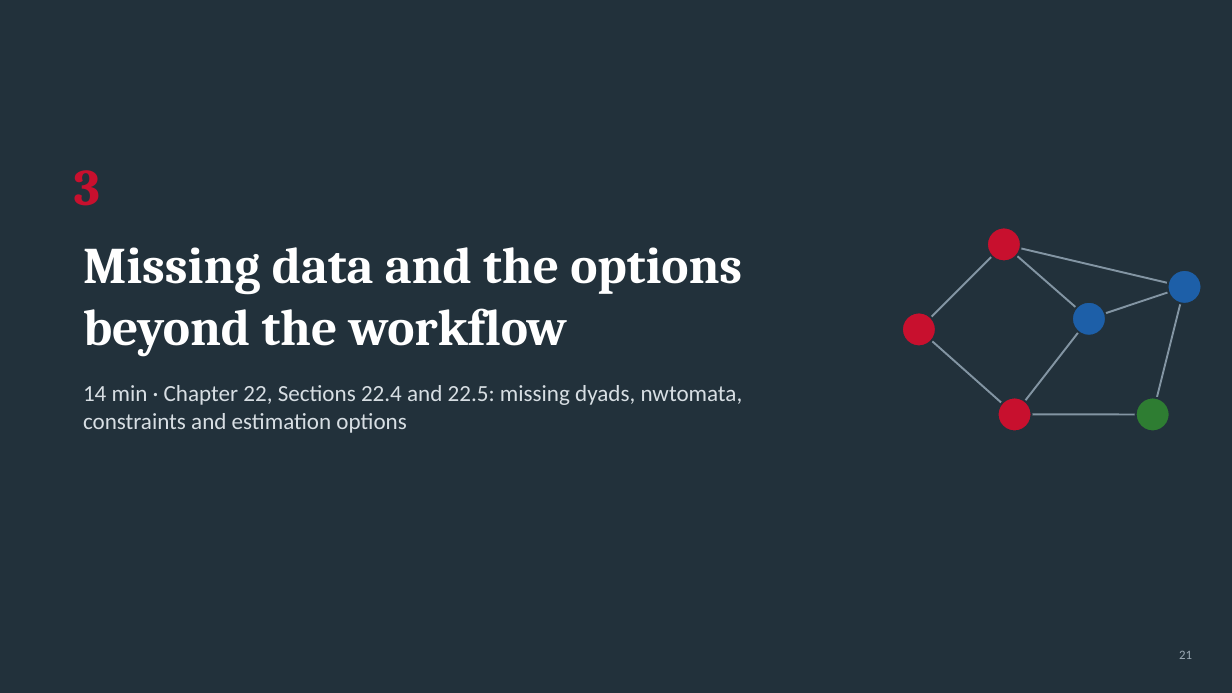
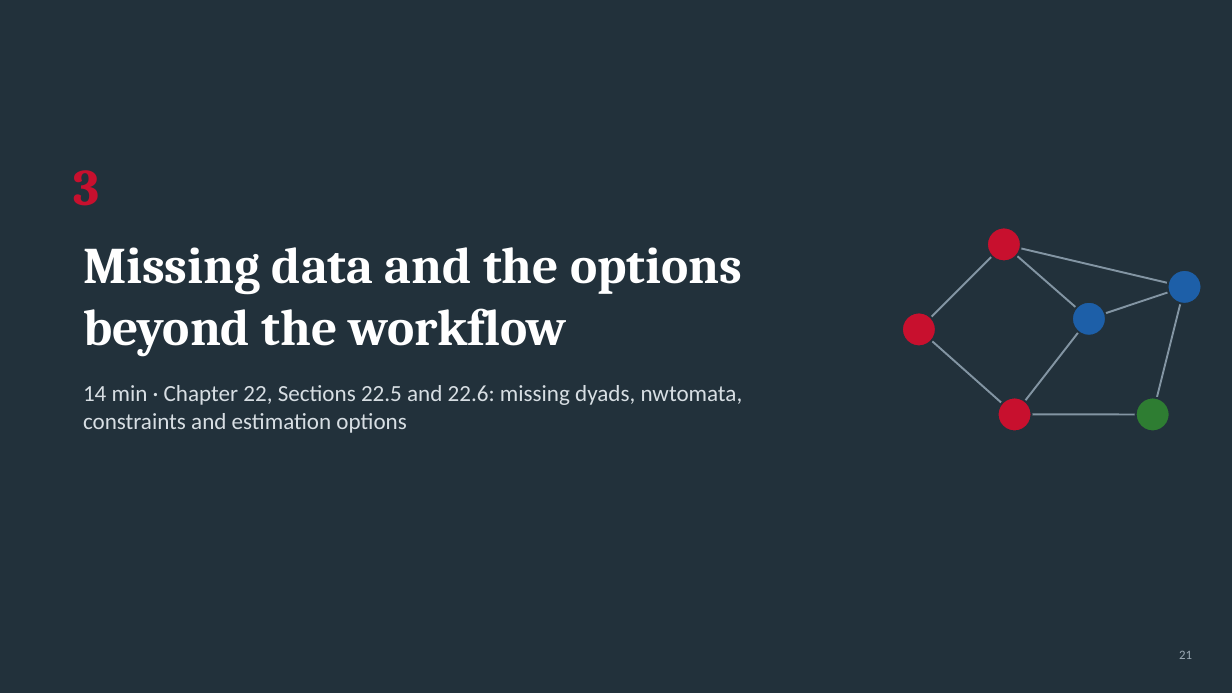
Before and after one commit to thomas-u-grund/nwcommands, a slide deck: slide 21 of website/book/teaching/slides/courseB_week07_ergm3_simulation_degeneracy.pptx. Drawn at 1232x693 pixels with LibreOffice and Linux fonts; fonts in the diff are those of the drawing. Boxes give left, top, right and bottom in pixels: in the first picture for what was removed or moved away, otherwise in the second. Text is boxed around its words. In the diff, an @@ line names an element or a change of style, - is before the commit and + after.

```diff
--- a/website/book/teaching/slides/courseB_week07_ergm3_simulation_degeneracy.pptx
+++ b/website/book/teaching/slides/courseB_week07_ergm3_simulation_degeneracy.pptx
@@ text at [83,385,743,433]: text changed @@
-14 min · Chapter 22, Sections 22.4 and 22.5: missing dyads, nwtomata, constraints and estimation options
+14 min · Chapter 22, Sections 22.5 and 22.6: missing dyads, nwtomata, constraints and estimation options
```
Also in this commit, not shown: 3 other slides changed, 6 slides added, 1 other file.
